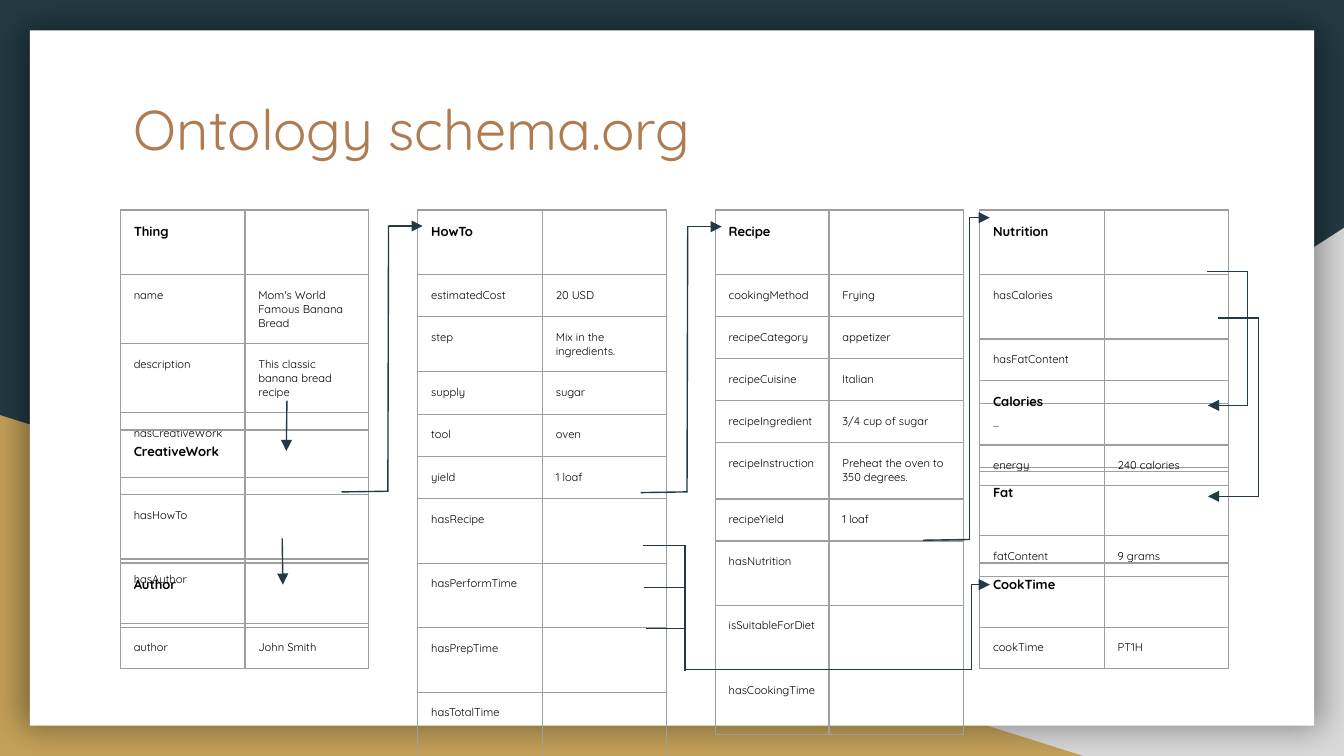
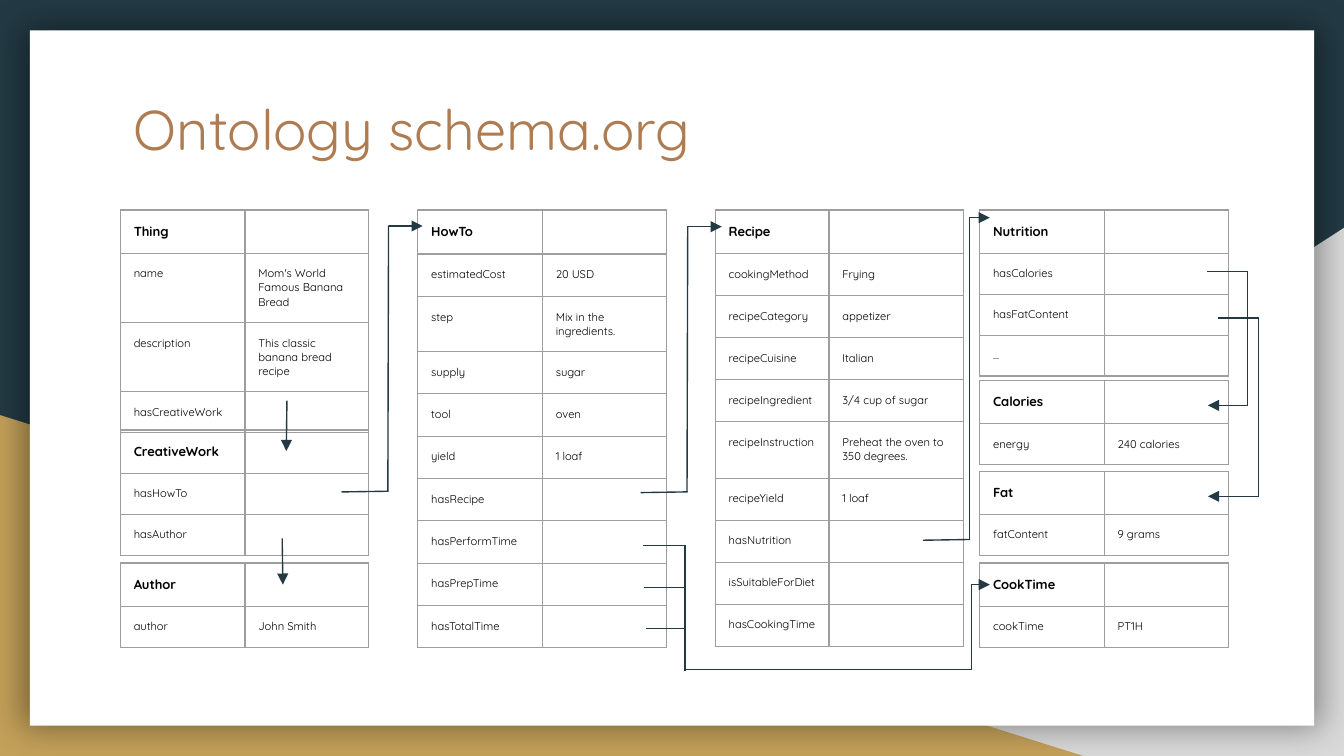
Before and after one commit to UniTN-KDILab/Slurpy--2018-19, a slide deck: slide 13 of presentation.pptx. Drawn at 1344x756 pixels with LibreOffice and Linux fonts; fonts in the diff are those of the drawing. Boxes give left, top, right and bottom in pixels: in the first picture for what was removed or moved away, otherwise in the second. Text is boxed around its words. In the diff, an @@ line names an element or a change of style, - is before the commit and + after.

Commit message:
Fixed slides. Again.

```diff
--- a/presentation.pptx
+++ b/presentation.pptx
@@ table: place and size @@
-table at bbox=[121, 210, 370, 650]
+table at bbox=[121, 210, 370, 420]
@@ table: place and size @@
-table at bbox=[418, 210, 667, 720]
+table at bbox=[418, 210, 667, 646]
@@ table: place and size @@
-table at bbox=[715, 210, 964, 701]
+table at bbox=[715, 210, 964, 646]
@@ table: place and size @@
-table at bbox=[980, 210, 1228, 650]
+table at bbox=[980, 210, 1228, 374]
@@ table: place and size @@
-table at bbox=[980, 380, 1228, 756]
+table at bbox=[980, 380, 1228, 464]
@@ table: place and size @@
-table at bbox=[121, 430, 370, 756]
+table at bbox=[121, 430, 370, 554]
@@ table: place and size @@
-table at bbox=[980, 472, 1228, 756]
+table at bbox=[980, 472, 1228, 555]
@@ table: place and size @@
-table at bbox=[121, 563, 370, 756]
+table at bbox=[121, 563, 370, 646]
@@ table: place and size @@
-table at bbox=[980, 563, 1228, 756]
+table at bbox=[980, 563, 1228, 646]
```
Also in this commit, not shown: 3 other slides changed, 2 slides added, 1 slide removed.
